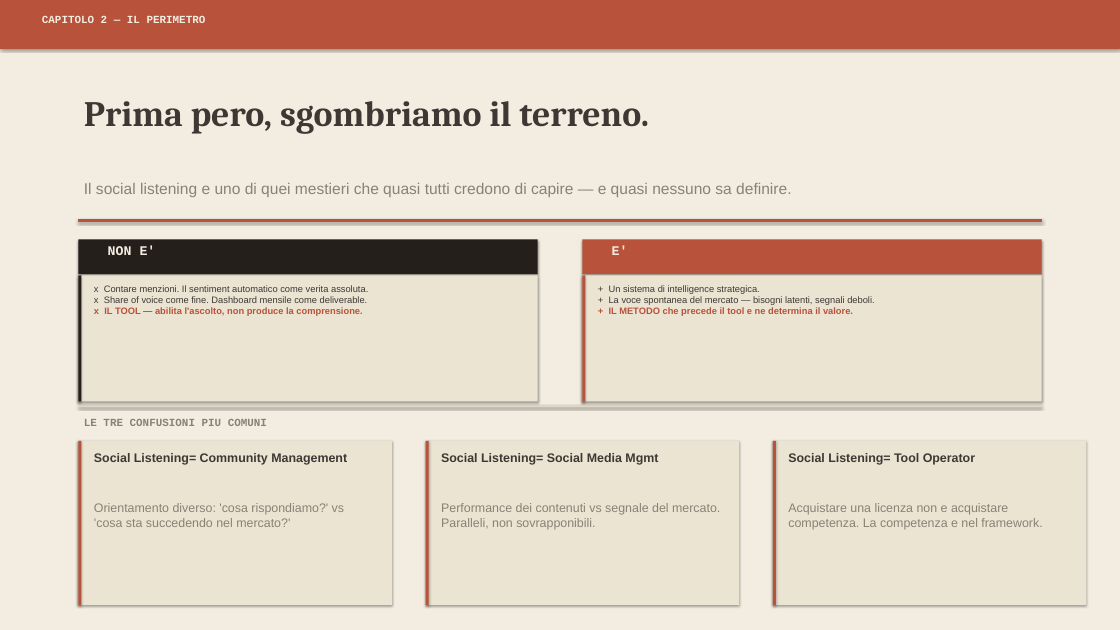
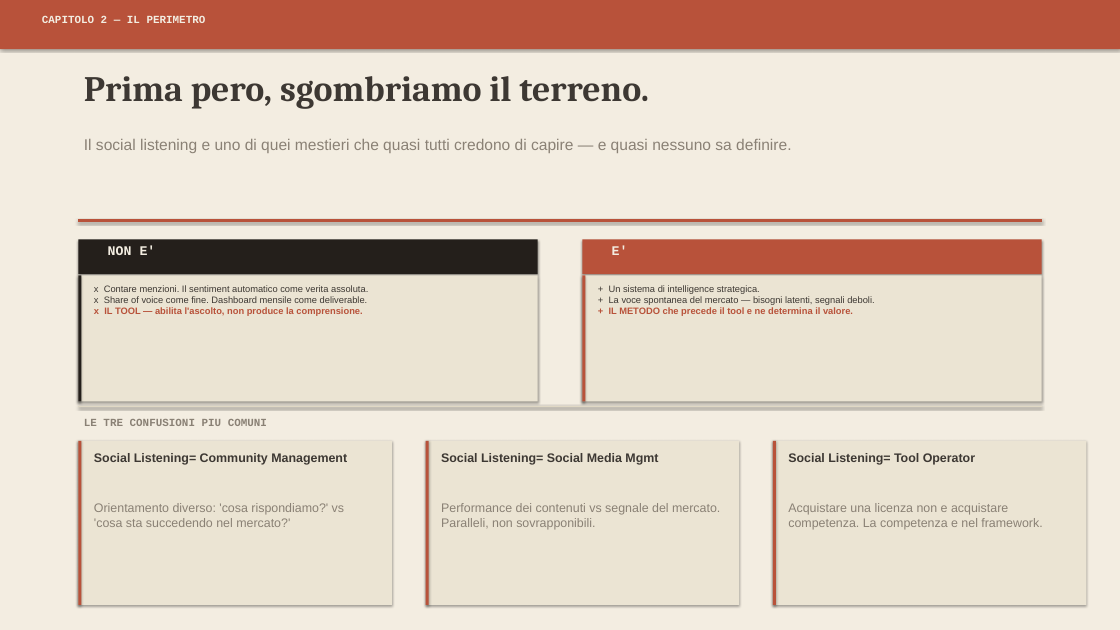
Before and after one commit to vincenzom1986/Test, a slide deck: slide 5 of Social_Listening_Speech_FINAL_v4.pptx. Drawn at 1120x630 pixels with LibreOffice and Linux fonts; fonts in the diff are those of the drawing. Boxes give left, top, right and bottom in pixels: in the first picture for what was removed or moved away, otherwise in the second. Text is boxed around its words. In the diff, an @@ line names an element or a change of style, - is before the commit and + after.

```diff
--- a/Social_Listening_Speech_FINAL_v4.pptx
+++ b/Social_Listening_Speech_FINAL_v4.pptx
@@ text "Prima pero, sgombriamo il terreno." moved from (x1=84, y1=101, x2=649, y2=134) to (x1=84, y1=76, x2=649, y2=109) @@
@@ text "Il social listening e uno ..." moved from (x1=84, y1=183, x2=791, y2=197) to (x1=84, y1=139, x2=791, y2=153) @@
```
Also in this commit, not shown: 14 other slides changed.
